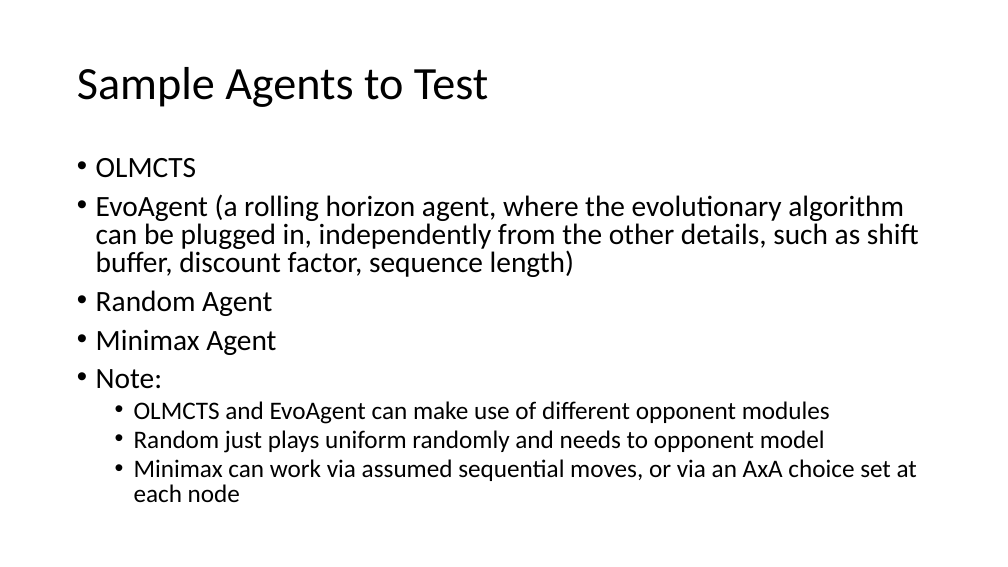
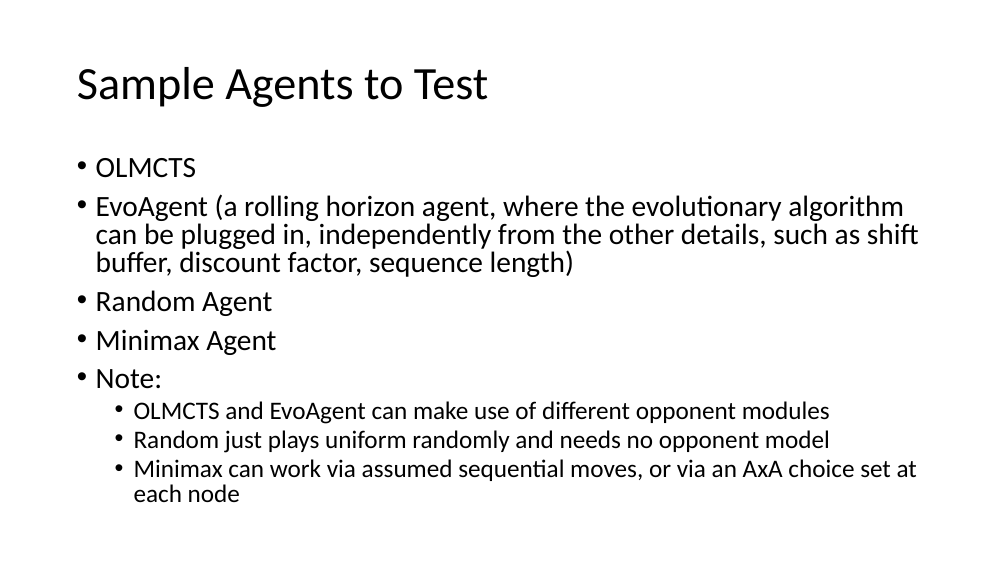
Before and after one commit to ljialin/SimpleAsteroids, a slide deck: slide 6 of doc/slides/Simple Planet Wars/Simple Planet Wars Overview.pptx. Drawn at 1008x567 pixels with LibreOffice and Linux fonts; fonts in the diff are those of the drawing. Boxes give left, top, right and bottom in pixels: in the first picture for what was removed or moved away, otherwise in the second. Text is boxed around its words. In the diff, an @@ line names an element or a change of style, - is before the commit and + after.

```diff
--- a/doc/slides/Simple Planet Wars/Simple Planet Wars Overview.pptx
+++ b/doc/slides/Simple Planet Wars/Simple Planet Wars Overview.pptx
@@ text at (134,430,830,453): text changed @@
-  • Random just plays uniform randomly and needs to opponent model
+  • Random just plays uniform randomly and needs no opponent model
```
Also in this commit, not shown: 1 slide added, 5 other files.
